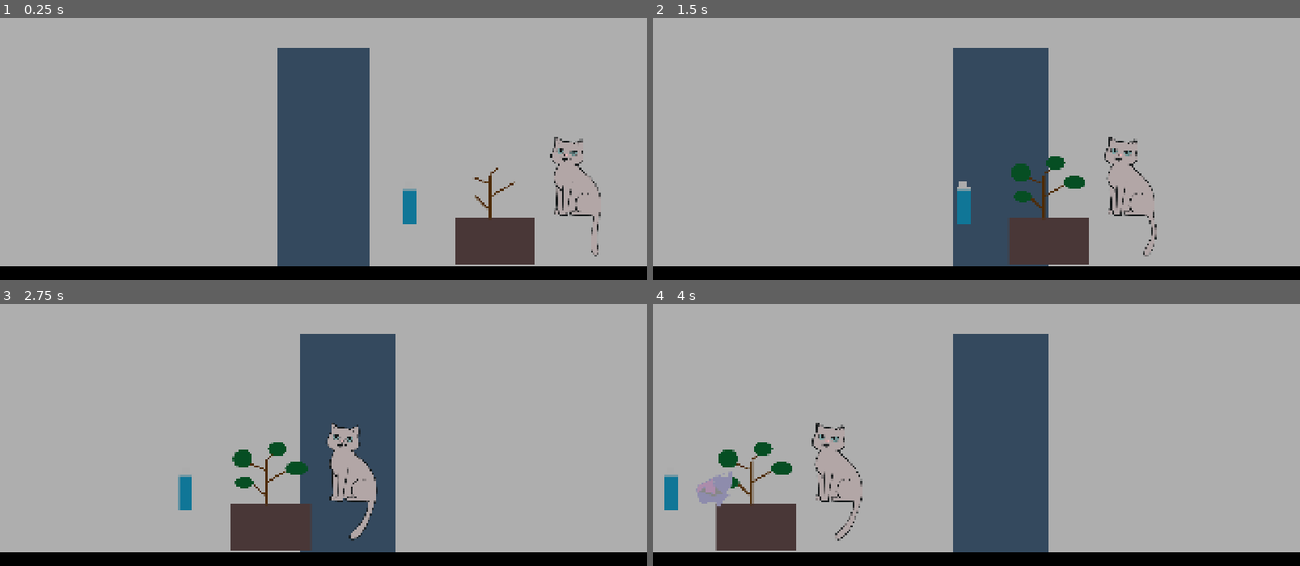
Above: before the commit, frames 1-4 (two rows, left to right).
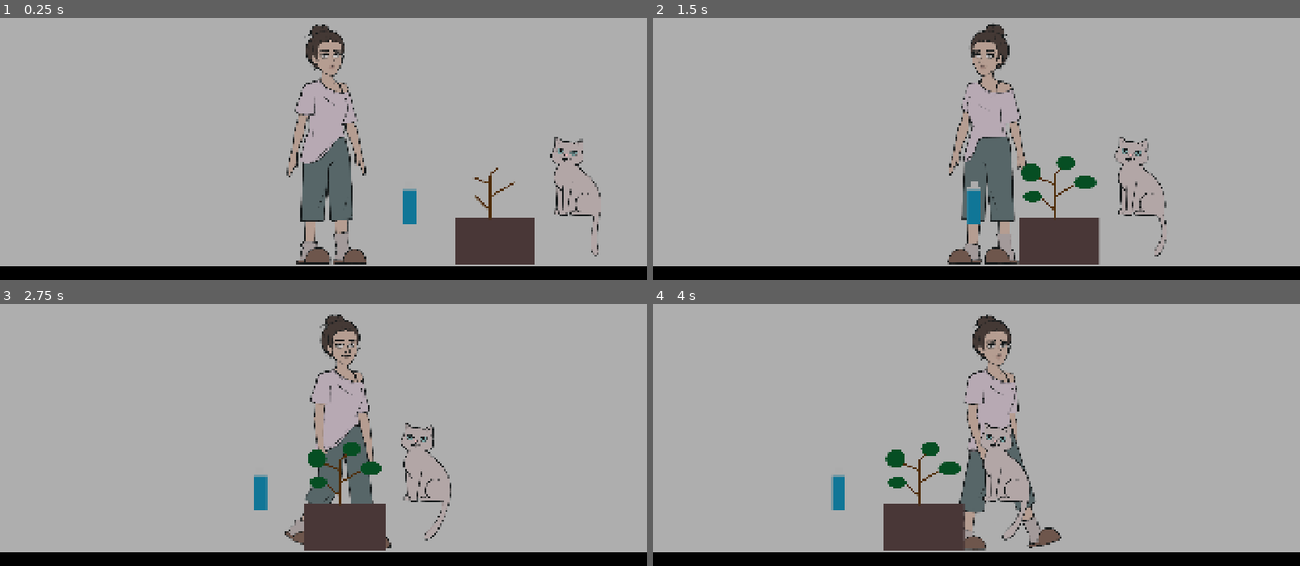
Above: after the commit, the same moments.

Repository: FrancinettVR/Tacos-de-milanesa
Game: Godot game, scene res://scenes/rooms/main_room.tscn
Two runs of this game, one before a commit and one after it. Both use one fixed random seed, a clock stepped at 60 frames per second and the inputs below.
Inputs (mouse positions are in pixels of both pictures, inside the frame that each line leads up to):
- Up to frame 1 (0.25 s): no input
- Up to frame 2 (1.5 s): tap Enter at 0.5 s; drag from (1151, 214) to (1041, 18) at 0.52 s; drag from (995, 204) to (1164, 198) at 1.27 s
- Up to frame 3 (2.75 s): move the mouse to (575, 385) at 2.02 s; click (575, 385) at 2.17 s
- Up to frame 4 (4 s): drag from (1002, 484) to (840, 490) at 2.77 s; drag from (1280, 497) to (737, 490) at 3.52 s

The runs differ from the first frame. In frame 1, 12% of the frame differs, in the area x 42-58%, y 2-95%; in frame 2, 13%; in frame 3, 15%; in frame 4, 19%, in the area x 1-64%, y 4-95%.

Commit message:
Personaje + Art

Diff:
--- a/scenes/characters/protagonist.gd
+++ b/scenes/characters/protagonist.gd
@@ -7,8 +7,10 @@
 ## Margen para considerar que el personaje llegó a su destino
 @export var stop_threshold: float = 6.0
 
-## Guarda al personaje
-@onready var visual: Node2D = $Visual
+## Nodo visual animado
+@onready var animated_sprite: AnimatedSprite2D = $AnimatedSprite2D
+## Compatibilidad
+@onready var visual: Node2D = get_node_or_null("Visual")
 ## Guarda la cámara
 @onready var camera: Camera2D = $Camera2D
 
@@ -16,15 +18,20 @@
 var target_x: float = 0.0
 var fixed_y: float = 0.0
 
+## Última dirección hacia la que miraba (true = derecha, false = izquierda)
+var mirando_derecha: bool = true
+
+## Guarda si el personaje se sigue moviendo o está en destino
+var is_moving: bool = false
 
 ## Función de ejecución inicial y única
 ## Guarda la pos inicial del personaje y fija el eje Y
 func _ready() -> void:
 	fixed_y = position.y
 	target_x = position.x
-
-## Guarda si el personaje se sigue moviendo o está en destino
-var is_moving: bool = false
+	# Estado inicial en reposo mirando a la derecha
+	if animated_sprite:
+		animated_sprite.play("reposo_derecha")
 
 ## Función que procesa el movimiento del personaje
 func _physics_process(_delta: float) -> void:
@@ -36,12 +43,23 @@
 			var direction: float = sign(distance_x)
 			velocity.x = direction * speed
 
-			# Orientar la dirección de mirada
+			# Orientar la dirección con animaciones dedicadas:
 			if direction > 0:
-				visual.scale.x = 1.0 # Mirar a la derecha
+				mirando_derecha = true
+				if animated_sprite:
+					animated_sprite.play("caminar_derecha")
+				# [Obsoleto]:
+				# Se usan animaciones dedicadas (Derecha / Izquierda) en lugar de voltear por escala
+				# if visual: visual.scale.x = 1.0
 			elif direction < 0:
-				visual.scale.x = -1.0 # Mirar a la izquierda
-			#Aqui se mueve
+				mirando_derecha = false
+				if animated_sprite:
+					animated_sprite.play("caminar_izquierda")
+				# [Obsoleto]:
+				# Se usan animaciones dedicadas (Derecha / Izquierda) en lugar de voltear por escala
+				# if visual: visual.scale.x = -1.0
+
+			# Aqui se mueve
 			move_and_slide()
 
 			# Por si acaso
@@ -53,6 +71,13 @@
 			velocity.x = 0.0
 			is_moving = false
 
+			# Transición a la pose de reposo según la última dirección
+			if animated_sprite:
+				if mirando_derecha:
+					animated_sprite.play("reposo_derecha")
+				else:
+					animated_sprite.play("reposo_izquierda")
+
 ## Función pública para ordenar a la protagonista caminar hacia una coordenada X
 func walk_to(destination_x: float) -> void:
 	# Evitamos que camine fuera de los límites de la habitación (con margen de 60 px)
--- a/scenes/characters/protagonist.tscn
+++ b/scenes/characters/protagonist.tscn
@@ -1,28 +1,199 @@
 [gd_scene format=3 uid="uid://bukkpu717fis7"]
 
-[ext_resource type="Script" uid="uid://2iijyypjxj4u" path="res://scenes/characters/protagonist.gd" id="1_o6kgp"]
-
-[sub_resource type="CapsuleShape2D" id="CapsuleShape2D_m2g58"]
-radius = 140.0
-height = 650.0
-
-[node name="Protagonist" type="CharacterBody2D" unique_id=1674399434]
-script = ExtResource("1_o6kgp")
-
-[node name="Visual" type="Node2D" parent="." unique_id=2095489844]
-
-[node name="CoatBody" type="ColorRect" parent="Visual" unique_id=859998164]
-offset_left = -140.0
-offset_top = -325.0
-offset_right = 140.0
-offset_bottom = 325.0
-color = Color(0.204, 0.286, 0.369, 1)
-
-[node name="CollisionShape2D" type="CollisionShape2D" parent="." unique_id=1969937216]
-shape = SubResource("CapsuleShape2D_m2g58")
-
-[node name="Camera2D" type="Camera2D" parent="." unique_id=1757113225]
-position = Vector2(0, -200)
+[ext_resource type="Script" path="res://scenes/characters/protagonist.gd" id="1_protagonist"]
+[ext_resource type="Texture2D" path="res://assets/art/characters/protagonist/Derecha/Derecha_0000.png" id="2_d0"]
+[ext_resource type="Texture2D" path="res://assets/art/characters/protagonist/Derecha/Derecha_0001.png" id="3_d1"]
+[ext_resource type="Texture2D" path="res://assets/art/characters/protagonist/Derecha/Derecha_0002.png" id="4_d2"]
+[ext_resource type="Texture2D" path="res://assets/art/characters/protagonist/Derecha/Derecha_0003.png" id="5_d3"]
+[ext_resource type="Texture2D" path="res://assets/art/characters/protagonist/Derecha/Derecha_0004.png" id="6_d4"]
+[ext_resource type="Texture2D" path="res://assets/art/characters/protagonist/Derecha/Derecha_0005.png" id="7_d5"]
+[ext_resource type="Texture2D" path="res://assets/art/characters/protagonist/Derecha/Derecha_0006.png" id="8_d6"]
+[ext_resource type="Texture2D" path="res://assets/art/characters/protagonist/Derecha/Derecha_0007.png" id="9_d7"]
+[ext_resource type="Texture2D" path="res://assets/art/characters/protagonist/Derecha/Derecha_0008.png" id="10_d8"]
+[ext_resource type="Texture2D" path="res://assets/art/characters/protagonist/Derecha/Derecha_0009.png" id="11_d9"]
+[ext_resource type="Texture2D" path="res://assets/art/characters/protagonist/Derecha/Derecha_0010.png" id="12_d10"]
+[ext_resource type="Texture2D" path="res://assets/art/characters/protagonist/Derecha/Derecha_0011.png" id="13_d11"]
+[ext_resource type="Texture2D" path="res://assets/art/characters/protagonist/Derecha/Derecha_0012.png" id="14_d12"]
+[ext_resource type="Texture2D" path="res://assets/art/characters/protagonist/Derecha/Derecha_0013.png" id="15_d13"]
+[ext_resource type="Texture2D" path="res://assets/art/characters/protagonist/Derecha/Derecha_0014.png" id="16_d14"]
+[ext_resource type="Texture2D" path="res://assets/art/characters/protagonist/Derecha/Derecha_0015.png" id="17_d15"]
+[ext_resource type="Texture2D" path="res://assets/art/characters/protagonist/Derecha/Derecha_0016.png" id="18_d16"]
+[ext_resource type="Texture2D" path="res://assets/art/characters/protagonist/Derecha/Derecha_0017.png" id="19_d17"]
+[ext_resource type="Texture2D" path="res://assets/art/characters/protagonist/Izquierda/Izquierda_0000.png" id="20_i0"]
+[ext_resource type="Texture2D" path="res://assets/art/characters/protagonist/Izquierda/Izquierda_0001.png" id="21_i1"]
+[ext_resource type="Texture2D" path="res://assets/art/characters/protagonist/Izquierda/Izquierda_0002.png" id="22_i2"]
+[ext_resource type="Texture2D" path="res://assets/art/characters/protagonist/Izquierda/Izquierda_0003.png" id="23_i3"]
+[ext_resource type="Texture2D" path="res://assets/art/characters/protagonist/Izquierda/Izquierda_0004.png" id="24_i4"]
+[ext_resource type="Texture2D" path="res://assets/art/characters/protagonist/Izquierda/Izquierda_0005.png" id="25_i5"]
+[ext_resource type="Texture2D" path="res://assets/art/characters/protagonist/Izquierda/Izquierda_0006.png" id="26_i6"]
+[ext_resource type="Texture2D" path="res://assets/art/characters/protagonist/Izquierda/Izquierda_0007.png" id="27_i7"]
+[ext_resource type="Texture2D" path="res://assets/art/characters/protagonist/Izquierda/Izquierda_0008.png" id="28_i8"]
+[ext_resource type="Texture2D" path="res://assets/art/characters/protagonist/Izquierda/Izquierda_0009.png" id="29_i9"]
+[ext_resource type="Texture2D" path="res://assets/art/characters/protagonist/Izquierda/Izquierda_0010.png" id="30_i10"]
+[ext_resource type="Texture2D" path="res://assets/art/characters/protagonist/Izquierda/Izquierda_0011.png" id="31_i11"]
+[ext_resource type="Texture2D" path="res://assets/art/characters/protagonist/Izquierda/Izquierda_0012.png" id="32_i12"]
+[ext_resource type="Texture2D" path="res://assets/art/characters/protagonist/Izquierda/Izquierda_0013.png" id="33_i13"]
+[ext_resource type="Texture2D" path="res://assets/art/characters/protagonist/Izquierda/Izquierda_0014.png" id="34_i14"]
+[ext_resource type="Texture2D" path="res://assets/art/characters/protagonist/Izquierda/Izquierda_0015.png" id="35_i15"]
+[ext_resource type="Texture2D" path="res://assets/art/characters/protagonist/Izquierda/Izquierda_0016.png" id="36_i16"]
+[ext_resource type="Texture2D" path="res://assets/art/characters/protagonist/Izquierda/Izquierda_0017.png" id="37_i17"]
+[ext_resource type="Texture2D" path="res://assets/art/characters/protagonist/Reposo/ReposoDer.png" id="38_rder"]
+[ext_resource type="Texture2D" path="res://assets/art/characters/protagonist/Reposo/ReposoIzq.png" id="39_rizq"]
+
+[sub_resource type="SpriteFrames" id="SpriteFrames_protagonist"]
+animations = [{
+"frames": [{
+"duration": 1.0,
+"texture": ExtResource("2_d0")
+}, {
+"duration": 1.0,
+"texture": ExtResource("3_d1")
+}, {
+"duration": 1.0,
+"texture": ExtResource("4_d2")
+}, {
+"duration": 1.0,
+"texture": ExtResource("5_d3")
+}, {
+"duration": 1.0,
+"texture": ExtResource("6_d4")
+}, {
+"duration": 1.0,
+"texture": ExtResource("7_d5")
+}, {
+"duration": 1.0,
+"texture": ExtResource("8_d6")
+}, {
+"duration": 1.0,
+"texture": ExtResource("9_d7")
+}, {
+"duration": 1.0,
+"texture": ExtResource("10_d8")
+}, {
+"duration": 1.0,
+"texture": ExtResource("11_d9")
+}, {
+"duration": 1.0,
+"texture": ExtResource("12_d10")
+}, {
+"duration": 1.0,
+"texture": ExtResource("13_d11")
+}, {
+"duration": 1.0,
+"texture": ExtResource("14_d12")
+}, {
+"duration": 1.0,
+"texture": ExtResource("15_d13")
+}, {
+"duration": 1.0,
+"texture": ExtResource("16_d14")
+}, {
+"duration": 1.0,
+"texture": ExtResource("17_d15")
+}, {
+"duration": 1.0,
+"texture": ExtResource("18_d16")
+}, {
+"duration": 1.0,
+"texture": ExtResource("19_d17")
+}],
+"loop": true,
+"name": &"caminar_derecha",
+"speed": 12.0
+}, {
+"frames": [{
+"duration": 1.0,
+"texture": ExtResource("20_i0")
+}, {
+"duration": 1.0,
+"texture": ExtResource("21_i1")
+}, {
+"duration": 1.0,
+"texture": ExtResource("22_i2")
+}, {
+"duration": 1.0,
+"texture": ExtResource("23_i3")
+}, {
+"duration": 1.0,
+"texture": ExtResource("24_i4")
+}, {
+"duration": 1.0,
+"texture": ExtResource("25_i5")
+}, {
+"duration": 1.0,
+"texture": ExtResource("26_i6")
+}, {
+"duration": 1.0,
+"texture": ExtResource("27_i7")
+}, {
+"duration": 1.0,
+"texture": ExtResource("28_i8")
+}, {
+"duration": 1.0,
+"texture": ExtResource("29_i9")
+}, {
+"duration": 1.0,
+"texture": ExtResource("30_i10")
+}, {
+"duration": 1.0,
+"texture": ExtResource("31_i11")
+}, {
+"duration": 1.0,
+"texture": ExtResource("32_i12")
+}, {
+"duration": 1.0,
+"texture": ExtResource("33_i13")
+}, {
+"duration": 1.0,
+"texture": ExtResource("34_i14")
+}, {
+"duration": 1.0,
+"texture": ExtResource("35_i15")
+}, {
+"duration": 1.0,
+"texture": ExtResource("36_i16")
+}, {
+"duration": 1.0,
+"texture": ExtResource("37_i17")
+}],
+"loop": true,
+"name": &"caminar_izquierda",
+"speed": 12.0
+}, {
+"frames": [{
+"duration": 1.0,
+"texture": ExtResource("38_rder")
+}],
+"loop": false,
+"name": &"reposo_derecha",
+"speed": 1.0
+}, {
+"frames": [{
+"duration": 1.0,
+"texture": ExtResource("39_rizq")
+}],
+"loop": false,
+"name": &"reposo_izquierda",
+"speed": 1.0
+}]
+
+[sub_resource type="CapsuleShape2D" id="CapsuleShape2D_body"]
+radius = 120.0
+height = 700.0
+
+[node name="Protagonist" type="CharacterBody2D"]
+script = ExtResource("1_protagonist")
+
+[node name="AnimatedSprite2D" type="AnimatedSprite2D" parent="."]
+sprite_frames = SubResource("SpriteFrames_protagonist")
+animation = &"reposo_derecha"
+autoplay = "reposo_derecha"
+
+[node name="CollisionShape2D" type="CollisionShape2D" parent="."]
+shape = SubResource("CapsuleShape2D_body")
+
+[node name="Camera2D" type="Camera2D" parent="."]
+position = Vector2(0, -150)
 limit_left = 0
 limit_top = 0
 limit_right = 5760
--- a/scenes/rooms/main_room.tscn
+++ b/scenes/rooms/main_room.tscn
@@ -36,7 +36,7 @@
 shape = SubResource("RectangleShape2D_m2g58")
 
 [node name="Protagonist" parent="." unique_id=724815251 instance=ExtResource("2_protagonist")]
-position = Vector2(1649, 715)
+position = Vector2(1649, 675)
 
 [node name="GrupoPlantaBotella" parent="." unique_id=673338440 instance=ExtResource("3_planta_botella")]
 position = Vector2(1200, 326)
Binary file added: assets/art/characters/protagonist/Derecha/Derecha_0000.png
Not shown, added: assets/art/characters/protagonist/Derecha/Derecha_0000.png.import
Binary file added: assets/art/characters/protagonist/Derecha/Derecha_0001.png
Not shown, added: assets/art/characters/protagonist/Derecha/Derecha_0001.png.import
Binary file added: assets/art/characters/protagonist/Derecha/Derecha_0002.png
Not shown, added: assets/art/characters/protagonist/Derecha/Derecha_0002.png.import
Binary file added: assets/art/characters/protagonist/Derecha/Derecha_0003.png
Not shown, added: assets/art/characters/protagonist/Derecha/Derecha_0003.png.import
Binary file added: assets/art/characters/protagonist/Derecha/Derecha_0004.png
Not shown, added: assets/art/characters/protagonist/Derecha/Derecha_0004.png.import
Binary file added: assets/art/characters/protagonist/Derecha/Derecha_0005.png
Not shown, added: assets/art/characters/protagonist/Derecha/Derecha_0005.png.import
(and 64 more such lines)
